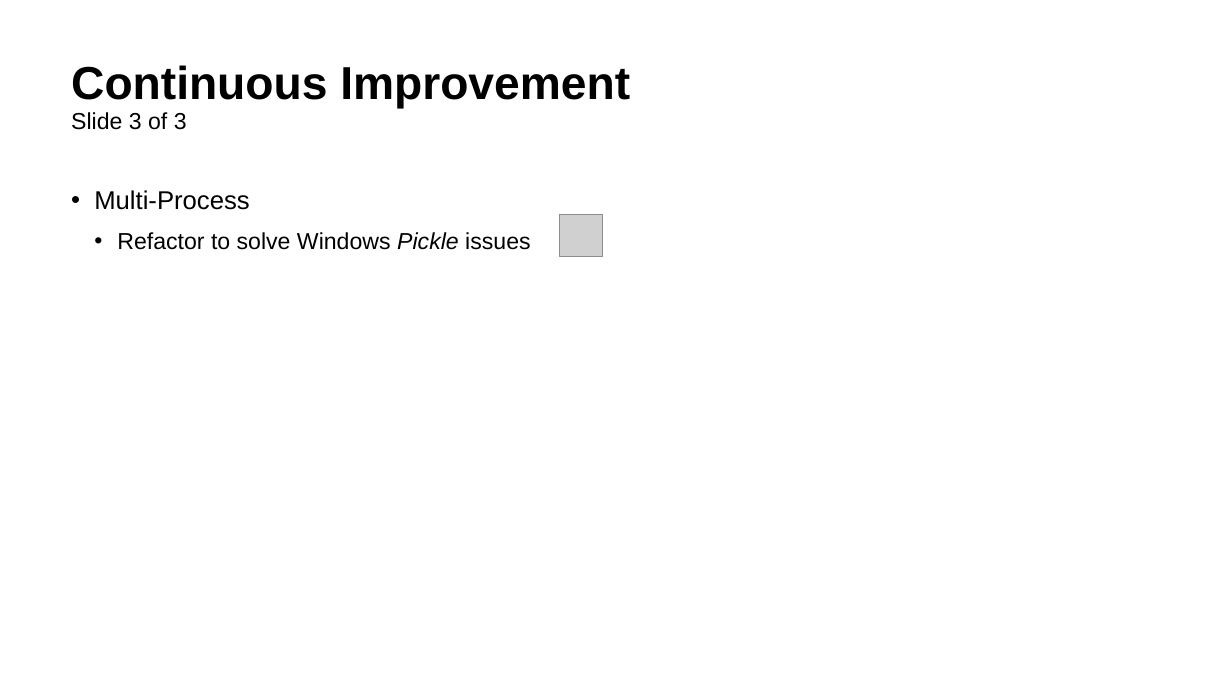
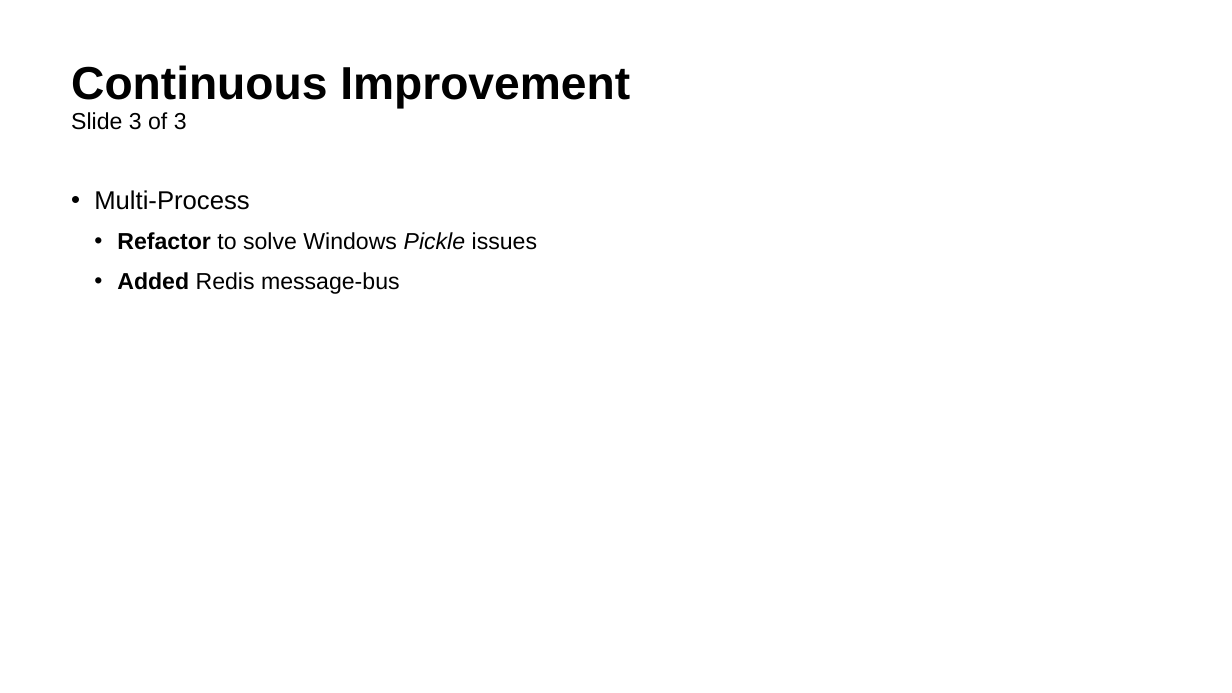
Before and after one commit to ml-rpirbhai/ai_network_rca_agent, a slide deck: slide 14 of Presentation.pptx. Drawn at 1232x693 pixels with LibreOffice and Linux fonts; fonts in the diff are those of the drawing; grey boxes stand for pictures. Boxes give left, top, right and bottom in pixels: in the first picture for what was removed or moved away, otherwise in the second. Text is boxed around its words. In the diff, an @@ line names an element or a change of style, - is before the commit and + after.

```diff
--- a/Presentation.pptx
+++ b/Presentation.pptx
@@ text at (117,232,537,250): bold on in "Refactor" @@
@@ picture removed at (560,214,603,257) @@
@@ text at (117,272,400,294): paragraph added @@
+  • Added Redis message-bus
```
Also in this commit, not shown: 1 other slide changed.
